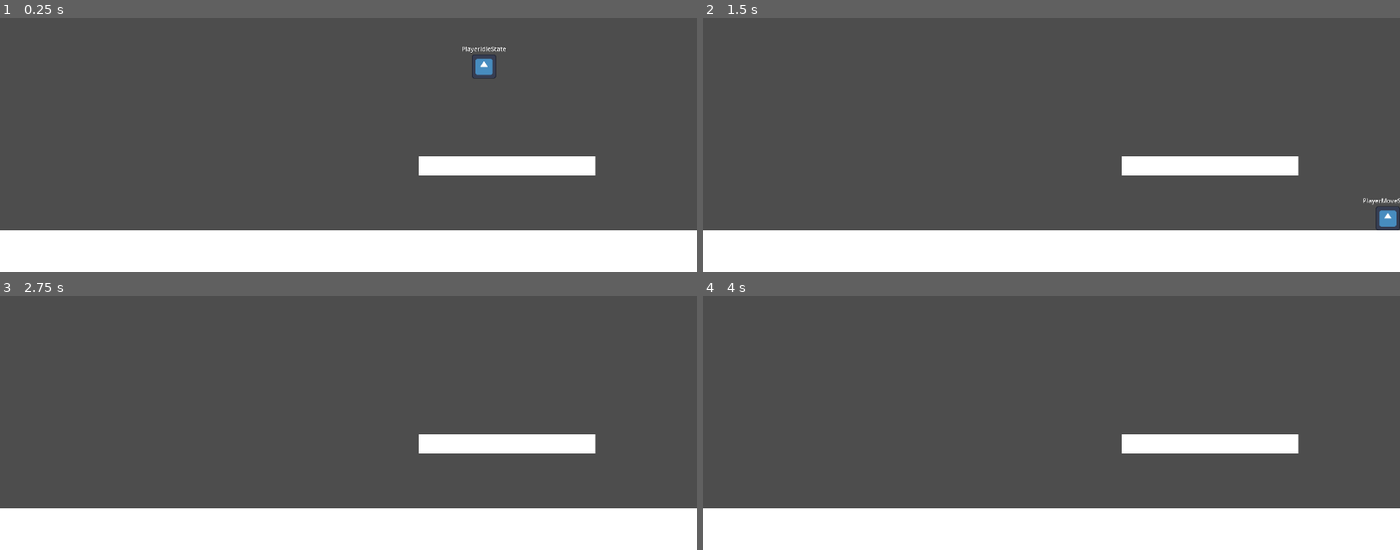
Above: before the commit, frames 1-4 (two rows, left to right).
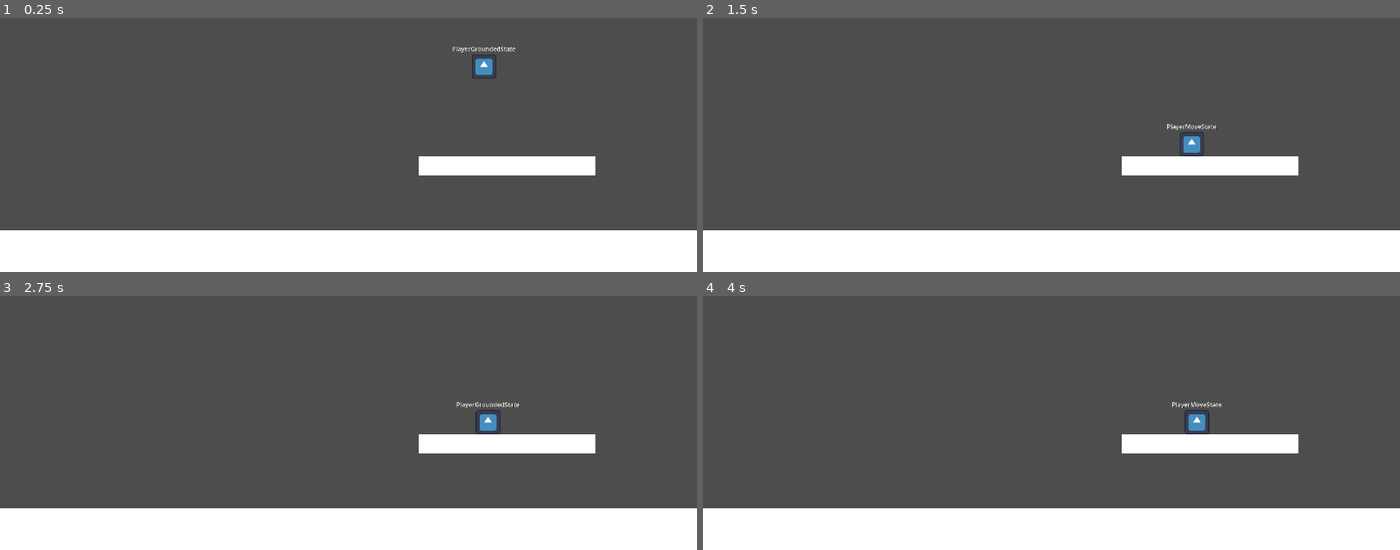
Above: after the commit, the same moments.

Repository: ReusableChopsticks/Platformer2024
Game: Godot game, scene res://scenes/environment/level.tscn
Same seed, same stepped clock (60 frames per second), same inputs: the game is played once before the commit and once after it. The engine's default icon, where the game draws it, is replaced by a stand-in: a white triangle on a blue panel in a dark square.
Inputs:
- Up to frame 1 (0.25 s): no input
- Up to frame 2 (1.5 s): hold Z (dash, bound only after the commit) 0.53-1.28 s; hold Right (right) from 0.53 s (still down); tap Space (jump) at 0.77, 0.8, 1.07, 1.35 s
- Up to frame 3 (2.75 s): tap Space (jump) at 1.52, 1.82, 2.3 s; tap Z (dash, bound only after the commit) at 1.55 s; tap Enter at 2 s; release Right (right) at 2.03 s; hold A (left) from 2.03 s (still down); hold Z (dash, bound only after the commit) from 2.03 s (still down)
- Up to frame 4 (4 s): release A (left) at 2.78 s; release Z (dash, bound only after the commit) at 2.78 s; hold Right (right) from 2.78 s (still down); tap Z (dash, bound only after the commit) at 2.85 s; tap Space (jump) at 3.02, 3.32, 3.5 s; hold Space (jump) from 3.53 s (still down)

The runs differ from the first frame. In frame 1, 0.1% of the frame differs, in the area x 64-74%, y 11-15%; in frame 2, 0.6%, in the area x 66-100%, y 41-84%; in frame 3, 0.3%; in frame 4, 0.3%.

Commit message:
added dash refill

Diff:
--- a/project.godot
+++ b/project.godot
@@ -14,6 +14,10 @@
 run/main_scene="res://scenes/environment/level.tscn"
 config/features=PackedStringArray("4.2", "Forward Plus")
 config/icon="res://icon.svg"
+
+[autoload]
+
+Calc="*res://scenes/interfaces/Calc.gd"
 
 [input]
 
@@ -42,6 +46,11 @@
 , Object(InputEventKey,"resource_local_to_scene":false,"resource_name":"","device":-1,"window_id":0,"alt_pressed":false,"shift_pressed":false,"ctrl_pressed":false,"meta_pressed":false,"pressed":false,"keycode":0,"physical_keycode":87,"key_label":0,"unicode":119,"echo":false,"script":null)
 ]
 }
+dash={
+"deadzone": 0.5,
+"events": [Object(InputEventKey,"resource_local_to_scene":false,"resource_name":"","device":-1,"window_id":0,"alt_pressed":false,"shift_pressed":false,"ctrl_pressed":false,"meta_pressed":false,"pressed":false,"keycode":0,"physical_keycode":90,"key_label":0,"unicode":122,"echo":false,"script":null)
+]
+}
 
 [physics]
 
--- /dev/null
+++ b/scenes/interfaces/Calc.gd
@@ -0,0 +1,16 @@
+extends Node
+
+# approach a value. Step should be a positive value
+func approach(start, end, step):
+	# end value aleady reached
+	if (is_equal_approx(start, end)):
+		return end
+
+	var direction = signf(end - start)
+	var result = start + (step * direction)
+
+
+	# function has gone over intended value
+	if (sign(direction) != sign(end - result)):
+		return end
+	return result
--- a/scenes/interfaces/StateMachine.gd
+++ b/scenes/interfaces/StateMachine.gd
@@ -56,4 +56,4 @@
 	current_state = new_state
 	new_state.enter()
 	state_label.text = current_state.name
-	#print("entering state" + new_state_name)
+	print("entering state" + new_state_name)
--- /dev/null
+++ b/scenes/player/PlayerDashState.gd
@@ -0,0 +1,29 @@
+extends PlayerState
+class_name PlayerDashState
+
+#@export var stopping_time: float = 0.2
+@export var dash_time: float = 0.2
+@export var dash_vel: float = 600
+var decel_rate: float
+
+func enter():
+	has_dash = false
+
+	if (Input.is_action_pressed("down")):
+		player.velocity.y = dash_vel
+		#player.velocity.x = 0
+	else:
+		player.velocity.x = dash_vel * player_facing_dir
+		player.velocity.y = 0
+	#decel_rate = absf(player.velocity.x / stopping_time)
+	get_tree().create_timer(dash_time).timeout.connect(on_dash_timeout)
+
+
+func physics_update(delta: float):
+	player.move_and_slide()
+
+	#print(player.velocity)
+
+
+func on_dash_timeout():
+	transitioned.emit(self, "PlayerMoveState")
--- a/scenes/player/PlayerIdleState.gd
+++ b/scenes/player/PlayerIdleState.gd
@@ -1,10 +1,11 @@
 extends PlayerState
-class_name PlayerIdleState
+class_name PlayerGroundedState
 
-var curr_dir = 0
+# Acts as the grounded state.
 
 func enter():
-	curr_dir = signf(player.velocity.x)
+	has_dash = true
+	has_double_jump = true
 
 func exit():
 	pass
@@ -13,14 +14,17 @@
 	pass
 
 func physics_update(delta: float):
-	if (Input.get_axis("left", "right")):
-		transitioned.emit(self, "PlayerMoveState")
-	elif (can_jump()):
-		transitioned.emit(self, "PlayerJumpState")
+
 
 
 	#player.velocity.x = lerpf(player.velocity.x, 0, 0.05)
 	friction_x(delta, 1)
-
 	apply_gravity(delta)
 	player.move_and_slide()
+
+	if (Input.get_axis("left", "right")):
+		transitioned.emit(self, "PlayerMoveState")
+	elif (jump()):
+		transitioned.emit(self, "PlayerJumpState")
+	elif (dash()):
+		transitioned.emit(self, "PlayerDashState")
--- a/scenes/player/PlayerJumpState.gd
+++ b/scenes/player/PlayerJumpState.gd
@@ -18,8 +18,7 @@
 	is_jump_released = false
 
 func physics_update(delta: float):
-	if (player.is_on_floor()):
-		transitioned.emit(self, "PlayerIdleState")
+
 
 	# left and right movement
 	if (Input.get_axis("left", "right")):
@@ -47,6 +46,12 @@
 	player.move_and_slide()
 
 
+	if (grounded()):
+		transitioned.emit(self, "PlayerGroundedState")
+	elif (dash()):
+		transitioned.emit(self, "PlayerDashState")
+
+
 #func check_grounded():
 	#if (player.is_on_floor()):
 		#transitioned.emit(self, "PlayerIdleState")
--- a/scenes/player/PlayerMoveState.gd
+++ b/scenes/player/PlayerMoveState.gd
@@ -9,13 +9,17 @@
 	pass
 
 func physics_update(delta: float):
-	if (!Input.get_axis("left", "right")):
-		transitioned.emit(self, "PlayerIdleState")
-	elif (can_jump()):
-		transitioned.emit(self, "PlayerJumpState")
+
 
 	#var direction = signf(Input.get_axis("left", "right"))
 	#player.velocity.x = lerpf(player.velocity.x, direction * move_speed, move_lerp)
 	move_x(delta, 1)
 	apply_gravity(delta)
 	player.move_and_slide()
+
+	if (grounded()):
+		transitioned.emit(self, "PlayerGroundedState")
+	elif (jump()):
+		transitioned.emit(self, "PlayerJumpState")
+	elif (dash()):
+		transitioned.emit(self, "PlayerDashState")
--- a/scenes/player/PlayerState.gd
+++ b/scenes/player/PlayerState.gd
@@ -11,8 +11,14 @@
 var jump_grace_timer: float = 0
 var jump_buffer_timer: float = 0
 
+# either -1 or 1 according to what the last direction was
+var player_facing_dir = 1
+
+var has_double_jump: bool = true
+var has_dash: bool = true
+
 func _ready():
-	print(jump_buffer_timer)
+	pass
 
 func _physics_process(delta):
 	#DEBUGGING
@@ -25,7 +31,13 @@
 		jump_grace_timer = config.jump_grace_time
 	if Input.is_action_just_pressed("jump"):
 		jump_buffer_timer = config.jump_buffer_time
-	print(player.position.y - 550)
+
+	# update what direction player is currently facing
+	var dir = Input.get_axis("left", "right")
+	if (dir != 0):
+		player_facing_dir = dir
+
+
 
 # following the kinematics formula: next_v = curr_v + accel * delta_time * mult
 func apply_gravity(delta: float, multiplier: float = 1):
@@ -56,12 +68,21 @@
 	elif (is_equal_approx(dir, -1)):
 		player.velocity.x = minf(0, player.velocity.x + (config.friction_decel * delta * multiplier))
 
-func can_jump():
+#region check player controls
+func grounded():
+	return player.is_on_floor()
+
+func jump():
 	# check input
-	var can_jump = Input.is_action_pressed("jump")
+	var jump = Input.is_action_pressed("jump")
 	# check if either grace or buffer is active
-	if (can_jump):
-		can_jump = jump_grace_timer > 0
-	if (can_jump):
-		can_jump = jump_buffer_timer > 0 and player.is_on_floor()
-	return can_jump
+	if (jump):
+		jump = jump_grace_timer > 0
+	if (jump):
+		jump = jump_buffer_timer > 0 and player.is_on_floor()
+	return jump
+
+func dash():
+	return Input.is_action_pressed("dash") and has_dash
+
+#endregion
--- a/scenes/player/player.tscn
+++ b/scenes/player/player.tscn
@@ -7,6 +7,7 @@
 [ext_resource type="Script" path="res://scenes/player/PlayerMoveState.gd" id="4_0yqxf"]
 [ext_resource type="Script" path="res://scenes/player/PlayerIdleState.gd" id="4_ht342"]
 [ext_resource type="Script" path="res://scenes/player/PlayerJumpState.gd" id="5_7r6wt"]
+[ext_resource type="Script" path="res://scenes/player/PlayerDashState.gd" id="8_rv3dp"]
 
 [sub_resource type="LabelSettings" id="LabelSettings_f682e"]
 font_size = 32
@@ -36,7 +37,7 @@
 
 [node name="StateMachine" type="Node" parent="." node_paths=PackedStringArray("initial_state")]
 script = ExtResource("3_ockid")
-initial_state = NodePath("PlayerIdleState")
+initial_state = NodePath("PlayerGroundedState")
 show_state_label = true
 
 [node name="MoveConfig" type="Node" parent="StateMachine"]
@@ -46,7 +47,7 @@
 [node name="PlayerState" type="Node" parent="StateMachine"]
 script = ExtResource("3_2av4n")
 
-[node name="PlayerIdleState" type="Node" parent="StateMachine"]
+[node name="PlayerGroundedState" type="Node" parent="StateMachine"]
 script = ExtResource("4_ht342")
 
 [node name="PlayerMoveState" type="Node" parent="StateMachine"]
@@ -54,3 +55,6 @@
 
 [node name="PlayerJumpState" type="Node" parent="StateMachine"]
 script = ExtResource("5_7r6wt")
+
+[node name="PlayerDashState" type="Node" parent="StateMachine"]
+script = ExtResource("8_rv3dp")
Not shown: 1 places in scenes/player/player.tscn that only renumber resources
